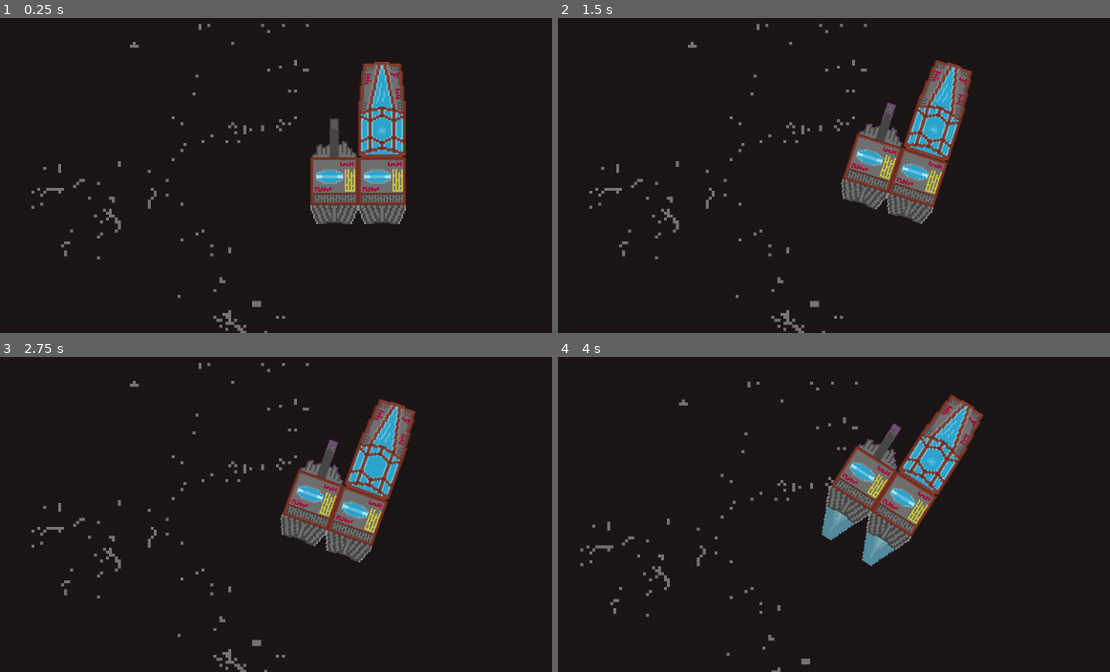
Above: before the commit, frames 1-4 (two rows, left to right).
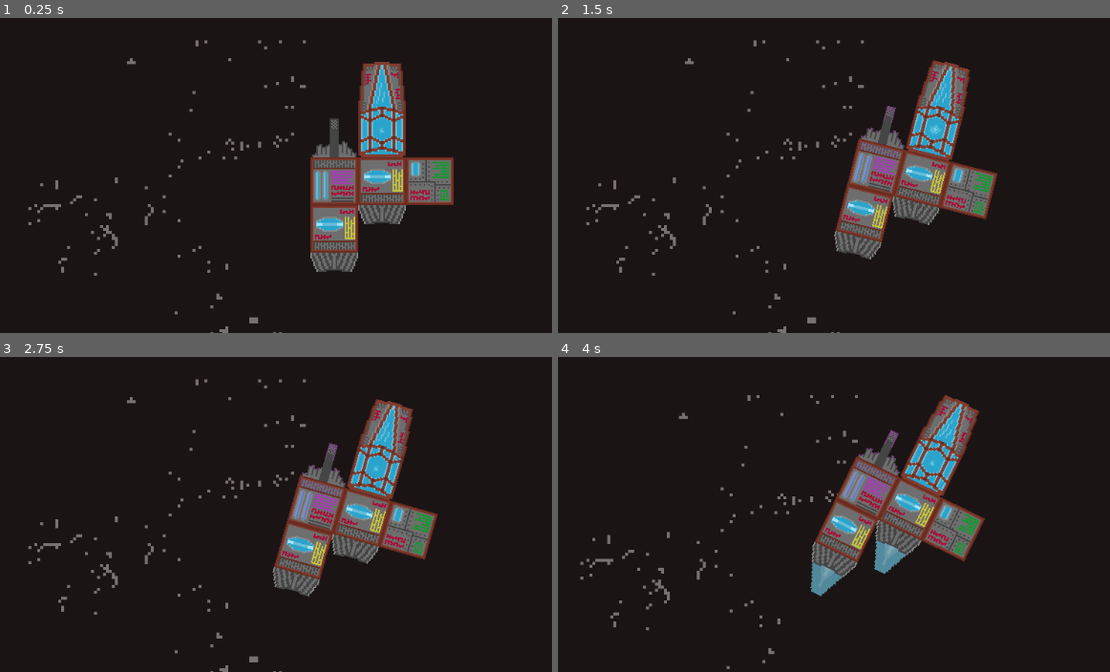
Above: after the commit, the same moments.

Repository: CiaranWoodward/LD45
Game: Godot game, scene res://Space.tscn
Two runs of this game, one before a commit and one after it. Both use one fixed random seed, a clock stepped at 60 frames per second and the inputs below.
Inputs:
- Up to frame 1 (0.25 s): no input
- Up to frame 2 (1.5 s): tap Enter at 0.5 s; hold D (rot_right) 0.53-1.28 s; hold Space (shoot) 0.53-1.28 s; hold A (rot_left) from 1.28 s (still down); tap Space (shoot) at 1.35 s
- Up to frame 3 (2.75 s): release A (rot_left) at 2.03 s; hold D (rot_right) from 2.03 s (still down); hold Space (shoot) from 2.03 s (still down)
- Up to frame 4 (4 s): release D (rot_right) at 2.78 s; release Space (shoot) at 2.78 s; hold W (thrust) 2.78-3.53 s; tap Space (shoot) at 2.85 s; hold A (rot_left) from 3.53 s (still down); hold Space (shoot) from 3.53 s (still down)

The runs differ from the first frame. In frame 1, 5.3% of the frame differs, in the area x 5-83%, y 1-100%; in frame 2, 8.2%; in frame 3, 8.4%; in frame 4, 9.9%, in the area x 3-78%, y 7-100%.

Commit message:
Add storage modules

Diff:
--- a/Gun.gd
+++ b/Gun.gd
@@ -1,3 +1,4 @@
 extends Area2D
 
 export var mass : float = 1
+export var storage_space : int = 50
--- a/PlayerCore.gd
+++ b/PlayerCore.gd
@@ -5,15 +5,18 @@
 
 var thrust_power : float = 0.0
 var rotational_power : float = 100.0
+var storage_space : int = 50
 
 # Called when the node enters the scene tree for the first time.
 func _ready():
 	var thruster = preload("res://Thruster.tscn").instance()
 	var thruster2 = preload("res://Thruster.tscn").instance()
+	var storage = preload("res://Storage.tscn").instance()
 	var gun = preload("res://Gun.tscn").instance()
 	add_part(thruster, Vector2(0, 1))
 	add_part(gun, Vector2(-1, 0))
-	add_part(thruster2, Vector2(-1, 1))
+	add_part(thruster2, Vector2(-1, 2))
+	add_part(storage, Vector2(1, 1))
 
 # Called every tick at a constant rate. 'delta' is the elapsed time since the previous tick (fixed).
 func _physics_process(delta : float):
@@ -36,6 +39,8 @@
 		self.thrust_power += part.thrust
 	if "rotational_power" in part:
 		self.rotational_power += part.rotational_power
+	if "storage_space" in part:
+		self.storage_space += part.storage_space
 
 	part.set_global_position(targetCoords)
 	mTileMap.add_child(part, true)
--- a/Space.tscn
+++ b/Space.tscn
@@ -36,16 +36,19 @@
 script = ExtResource( 1 )
 
 [node name="PlayerCore" type="RigidBody2D" parent="."]
-position = Vector2( 553.194, 274.336 )
+position = Vector2( 557.049, 252.192 )
 physics_material_override = SubResource( 4 )
 gravity_scale = 0.0
 script = ExtResource( 2 )
+__meta__ = {
+"_edit_group_": true
+}
 
 [node name="AnimatedSprite" type="AnimatedSprite" parent="PlayerCore"]
 scale = Vector2( 2, 2 )
 frames = SubResource( 1 )
 animation = "Breathing"
-frame = 2
+frame = 1
 playing = true
 
 [node name="CollisionShape2D" type="CollisionShape2D" parent="PlayerCore"]
--- /dev/null
+++ b/Storage.tscn
@@ -0,0 +1,20 @@
+[gd_scene load_steps=4 format=2]
+
+[ext_resource path="res://Gun.gd" type="Script" id=1]
+[ext_resource path="res://sprites/storage.png" type="Texture" id=2]
+
+[sub_resource type="RectangleShape2D" id=1]
+extents = Vector2( 32, 32 )
+
+[node name="Storage" type="Area2D"]
+position = Vector2( -1.98529, -49.2498 )
+script = ExtResource( 1 )
+
+[node name="StorageSprite" type="Sprite" parent="."]
+scale = Vector2( 2, 2 )
+texture = ExtResource( 2 )
+centered = false
+
+[node name="CollisionShape2D" type="CollisionShape2D" parent="."]
+position = Vector2( 32, 32 )
+shape = SubResource( 1 )
Binary file added: sprites/storage.png
Not shown, added: sprites/storage.png.import
Not shown, added: sprites/storage.xcf
Not shown, changed: sprites/thruster.xcf
